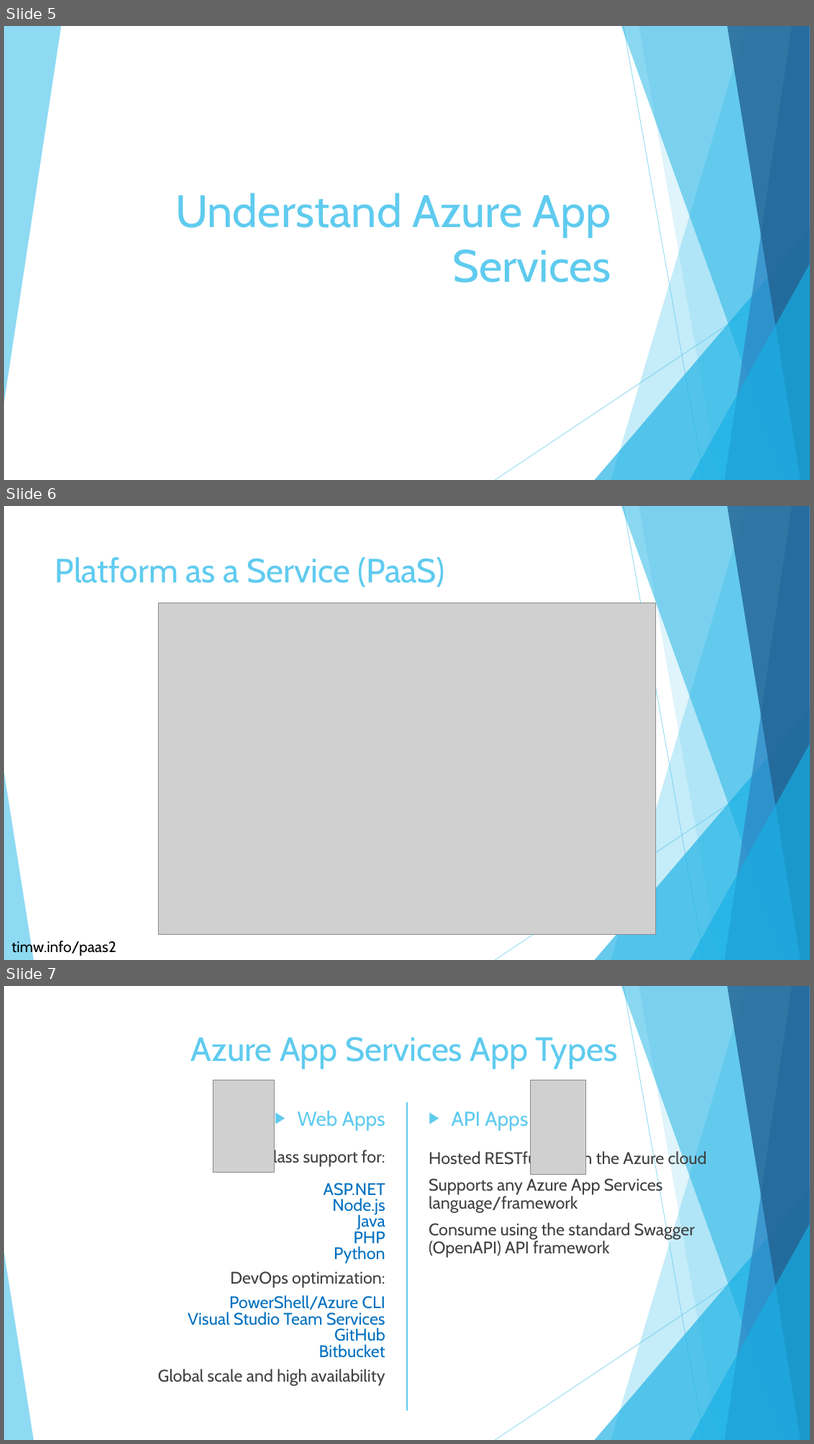
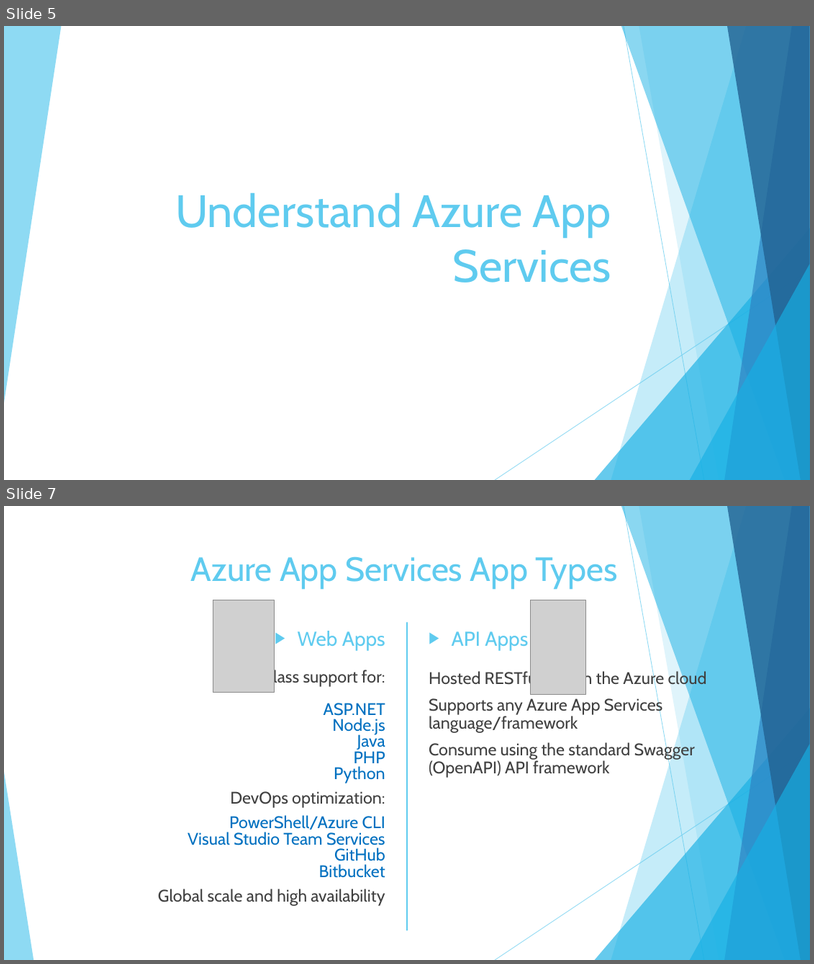
Before and after one commit to timothywarner/webapp, a slide deck: warner-manage-azure-webapps.pptx. Shown one above the other, each under a label of ours: slides 5, 6 and 7 before the commit, slides 5 and 7 after it; the slides between them are not shown. The pictures are 814x1444 and 814x964 pixels, drawn with LibreOffice and Linux fonts; fonts in the diff are those of the drawing; grey boxes stand for pictures; background and template pictures are left out. Boxes give left, top, right and bottom in pixels: in the first picture for what was removed or moved away, otherwise in the second. Text is boxed around its words. In the diff, an @@ line names an element or a change of style, - is before the commit and + after.

```diff
--- a/warner-manage-azure-webapps.pptx
+++ b/warner-manage-azure-webapps.pptx
@@ slide 6 removed at (x1=4, y1=506, x2=810, y2=960), background #FFFFFF; not listed: 10 template elements that a slide beside it also shows @@
@@ title removed at (x1=55, y1=557, x2=445, y2=587) @@
-Platform as a Service (PaaS)
@@ picture removed at (x1=158, y1=602, x2=656, y2=934) @@
@@ text removed at (x1=12, y1=939, x2=116, y2=957) @@
-timw.info/paas2
```
Also in this commit, not shown: 2 slides changed, 2 slides added, 2 other files.
